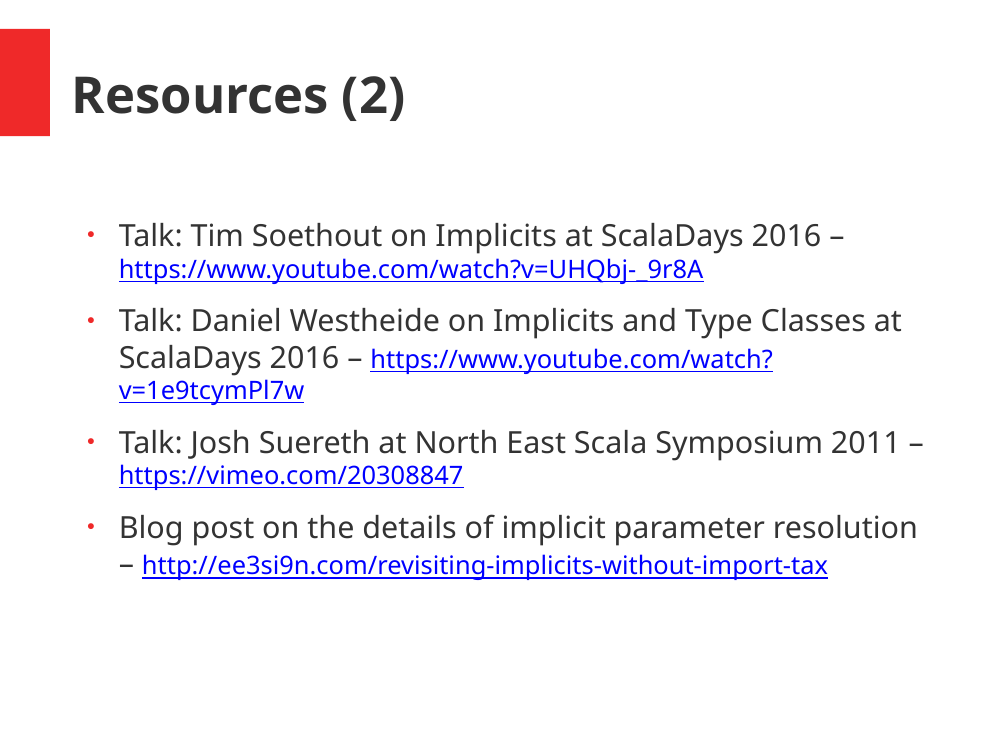
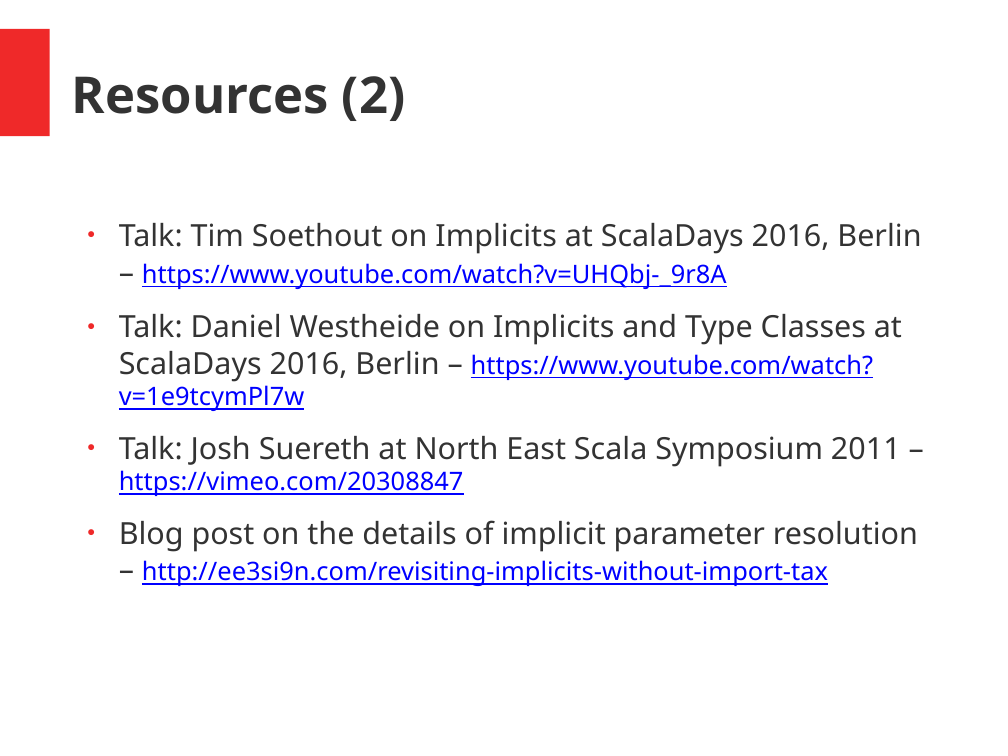
Before and after one commit to hermannhueck/typeclasses, a slide deck: slide 44 of Slides/TypeClasses.pptx (slide 42 before the commit). Drawn at 1008x756 pixels with LibreOffice and Linux fonts; fonts in the diff are those of the drawing. Boxes give left, top, right and bottom in pixels: in the first picture for what was removed or moved away, otherwise in the second. Text is boxed around its words. In the diff, an @@ line names an element or a change of style, - is before the commit and + after.

```diff
--- a/Slides/TypeClasses.pptx
+++ b/Slides/TypeClasses.pptx
@@ text at (119, 223, 921, 411): text changed @@
-● Talk: Tim Soethout on Implicits at ScalaDays 2016 – https://www.youtube.com/watch?v=UHQbj-_9r8A
-● Talk: Daniel Westheide on Implicits and Type Classes at ScalaDays 2016 – https://www.youtube.com/watch?v=1e9tcymPl7w
+● Talk: Tim Soethout on Implicits at ScalaDays 2016, Berlin – https://www.youtube.com/watch?v=UHQbj-_9r8A
+● Talk: Daniel Westheide on Implicits and Type Classes at ScalaDays 2016, Berlin – https://www.youtube.com/watch?v=1e9tcymPl7w
```
Also in this commit, not shown: 29 other slides changed, 3 slides added, 1 other file.
